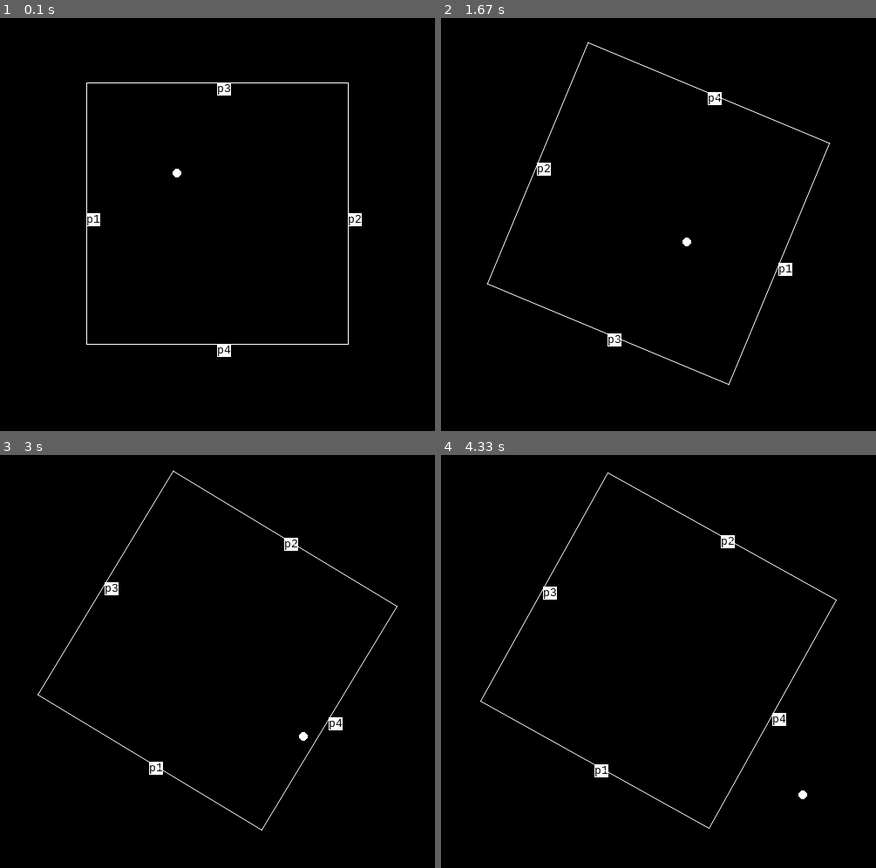
Above: before the commit, frames 1-4 (two rows, left to right).
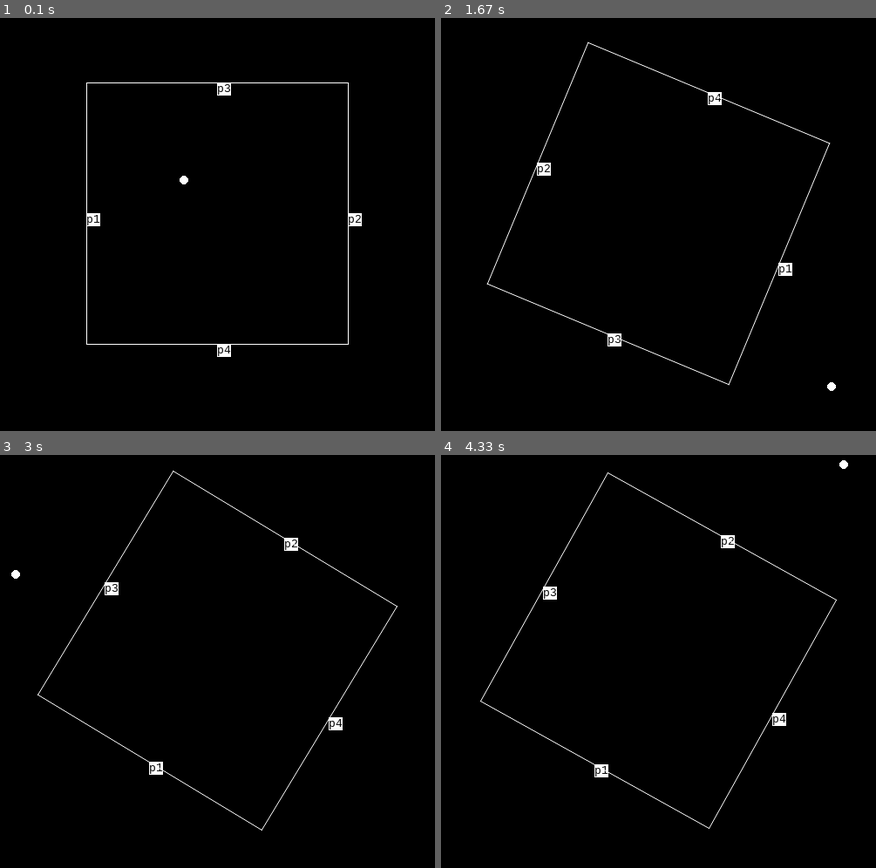
Above: after the commit, the same moments.

Repository: osa1/pygame-playground
Game: pygame game, started from fiz2.py
Same seed, same stepped clock (60 frames per second), same inputs: the game is played once before the commit and once after it. The source is Python 2; it was converted automatically to run under Python 3.
Inputs (mouse positions are in pixels of both pictures, inside the frame that each line leads up to):
- Up to frame 1 (0.1 s): no input
- Up to frame 2 (1.67 s): move the mouse to (641, 232) at 0.37 s; move the mouse to (554, 216) at 0.87 s; move the mouse to (723, 59) at 1.2 s
- Up to frame 3 (3 s): move the mouse to (226, 504) at 1.7 s; move the mouse to (221, 694) at 2.27 s; move the mouse to (330, 719) at 2.6 s
- Up to frame 4 (4.33 s): move the mouse to (771, 611) at 3.03 s; move the mouse to (815, 616) at 3.43 s; move the mouse to (810, 735) at 4.1 s

The runs differ from the first frame. In frame 1, less than 0.1% of the frame differs, in the area x 39-44%, y 36-41%; in frame 2, less than 0.1%; in frame 3, less than 0.1%; in frame 4, less than 0.1%.

Commit message:
this time real collision detection

Diff:
--- a/fiz2.py
+++ b/fiz2.py
@@ -28,6 +28,7 @@
 SCREENY = 500
 UZUNLUK = 150
 BEYAZ = (255, 255, 255)
+YARICAP = 5
 
 def _(v):
     """
@@ -44,7 +45,7 @@
     return [v[0]-SCREENX/2, SCREENY/2-v[1]]
 
 konumlar = [[200, 200]]
-hizlar = [[1, 1]]
+hizlar = [[3, 3]]
 
 
 screen = pygame.display.set_mode((SCREENX, SCREENY), 0, 32)
@@ -60,13 +61,13 @@
 
 
 font = pygame.font.SysFont('Consolas', 15)
-p1t = font.render('p1', True, (0, 0, 0), (255, 255, 255))
-p2t = font.render('p2', True, (0, 0, 0), (255, 255, 255))
-p3t = font.render('p3', True, (0, 0, 0), (255, 255, 255))
-p4t = font.render('p4', True, (0, 0, 0), (255, 255, 255))
+p1t = font.render('p1', True, (0, 0, 0), BEYAZ)
+p2t = font.render('p2', True, (0, 0, 0), BEYAZ)
+p3t = font.render('p3', True, (0, 0, 0), BEYAZ)
+p4t = font.render('p4', True, (0, 0, 0), BEYAZ)
 while running:
     for event in pygame.event.get():
-        if event.type == pygame.QUIT:
+        if event.type == pygame.QUIT or event.type == pygame.MOUSEBUTTONDOWN:
             running = False
         if event.type == pygame.MOUSEMOTION:
             r = [event.pos[0]-pos, -event.pos[1]+pos]
@@ -105,16 +106,6 @@
     screen.blit(p3t, m3d)
     screen.blit(p4t, m4d)
 
-    # yuzeylerin normal birim vektorleri
-    p1n = ara_birim_vektor(m1, (0, 0))
-    p2n = -p1n[0], -p1n[1]
-    p3n = p1n[1], -p1n[0]
-    p4n = -p1n[1], p1n[0]
-    p1n = Vector(p1n)
-    p2n = Vector(p2n)
-    p3n = Vector(p3n)
-    p4n = Vector(p4n)
-
     #screen.blit(p1t, p1)
     #screen.blit(p2t, p2)
     #screen.blit(p3t, p3)
@@ -131,15 +122,49 @@
 
     # toplar
     for konum, hiz in zip(konumlar, hizlar):
-        vm1 = Vector(pyd(konum)) - Vector(m1)
+
+        if konum[0] < 0:
+            konum[0] += SCREENX
+        elif konum[0] > SCREENX:
+            konum[0] -= SCREENX
+        if konum[1] < 0:
+            konum[1] += SCREENY
+        elif konum[1] > SCREENY:
+            konum[1] -= SCREENY
+
+        # top konumundan duvarin ortasina kadar olan vektorler
+        konum_vektor = Vector(pyd(konum))
+        vm1 = konum_vektor - Vector(m1)
+        vm2 = konum_vektor - Vector(m2)
+        vm3 = konum_vektor - Vector(m3)
+        vm4 = konum_vektor - Vector(m4)
         #print (vm1*vm1.dot_product(m1b)).length
         #print vm1
-        if (vm1*vm1.dot_product(m1b)).length < 5:
-            print "carpisma1",
-            print pyd(konum)
+        if abs((vm1.get_unit_vector()*vm1.dot_product(m1b)).length) < 5:
+            v_hiz = Vector((hiz[0], -hiz[1]))
+            ref_v = v_hiz - m1b*2*(v_hiz.dot_product(m1b))
+            hiz[0] = ref_v[0]
+            hiz[1] = -ref_v[1]
+        if abs((vm2.get_unit_vector()*vm2.dot_product(m2b)).length) < 5:
+            v_hiz = Vector((hiz[0], -hiz[1]))
+            ref_v = v_hiz - m2b*2*(v_hiz.dot_product(m2b))
+            hiz[0] = ref_v[0]
+            hiz[1] = -ref_v[1]
+            pass
+        if abs((vm3.get_unit_vector()*vm3.dot_product(m3b)).length) < 5:
+            v_hiz = Vector((hiz[0], -hiz[1]))
+            ref_v = v_hiz - m3b*2*(v_hiz.dot_product(m3b))
+            hiz[0] = ref_v[0]
+            hiz[1] = -ref_v[1]
+            pass
+        if abs((vm4.get_unit_vector()*vm4.dot_product(m4b)).length) < 5:
+            v_hiz = Vector((hiz[0], -hiz[1]))
+            ref_v = v_hiz - m4b*2*(v_hiz.dot_product(m4b))
+            hiz[0] = ref_v[0]
+            hiz[1] = -ref_v[1]
         konum[0] += hiz[0]
         konum[1] += hiz[1]
-        pygame.draw.circle(screen, BEYAZ, konum, 5)
+        pygame.draw.circle(screen, BEYAZ, konum, YARICAP)
 
 
     clock.tick(50)
